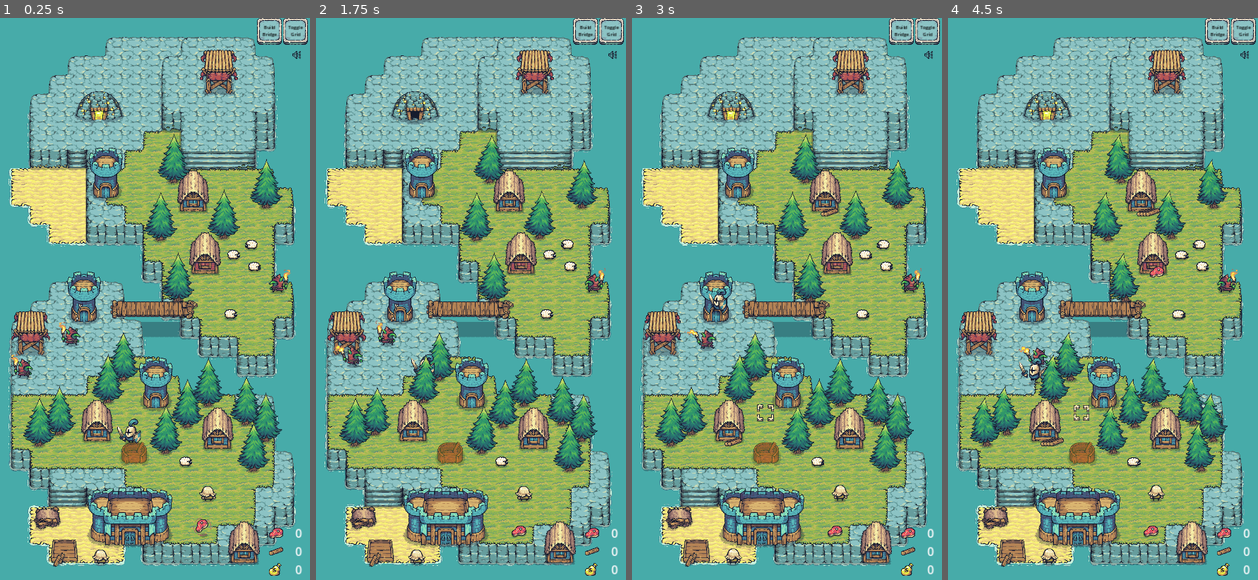
Above: before the commit, frames 1-4 (left to right).
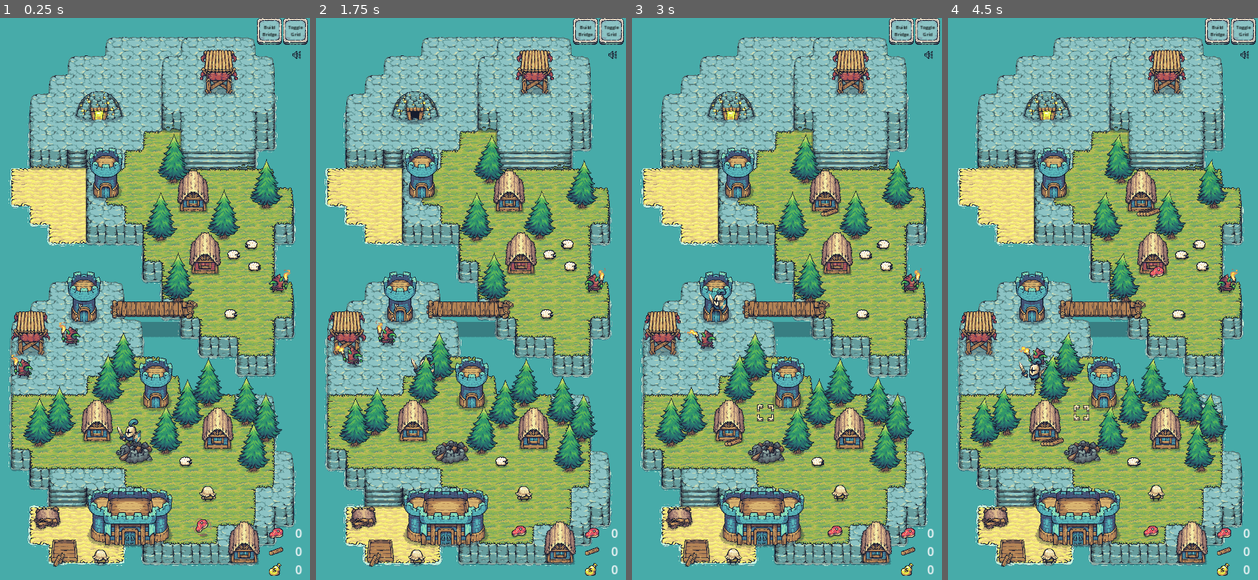
Above: after the commit, the same moments.

Repository: dreml/OneScreenAdventure
Game: Godot game, scene res://scenes/main.tscn
Two runs of this game, one before a commit and one after it. Both use one fixed random seed, a clock stepped at 60 frames per second and the inputs below. Sound files missing from this copy of the repository are replaced by a short silence.
Inputs (mouse positions are in pixels of both pictures, inside the frame that each line leads up to):
- Up to frame 1 (0.25 s): no input
- Up to frame 2 (1.75 s): move the mouse to (536, 270) at 0.52 s; press the mouse at (536, 270) at 0.53 s; move the mouse to (402, 327) at 1.27 s; release the mouse at (402, 327) at 1.28 s; hold A from 1.28 s (still down); tap G (test) at 1.35 s
- Up to frame 3 (3 s): move the mouse to (814, 175) at 2.02 s; release A at 2.03 s; hold T 2.03-2.78 s; move the mouse to (768, 411) at 2.77 s; tap B at 2.85 s; click (768, 411) at 2.92 s
- Up to frame 4 (4.5 s): move the mouse to (1192, 383) at 3.52 s; press the mouse at (1192, 383) at 3.53 s; hold A from 3.53 s (still down); move the mouse to (1003, 214) at 4.27 s; release the mouse at (1003, 214) at 4.28 s; tap G (test) at 4.35 s

The runs differ from the first frame. In frame 1, 1.3% of the frame differs, in the area x 2-96%, y 13-98%; in frame 2, 1.3%; in frame 3, 1.3%; in frame 4, 1.4%.

Commit message:
другая анимация фундамента

Diff:
--- a/objects/building.gd
+++ b/objects/building.gd
@@ -3,15 +3,13 @@
 
 signal constructed
 
-enum State { FOUNDATION, CONSTRUCTION, IDLE, DESTROYED }
+enum State { CONSTRUCTION, IDLE, DESTROYED }
 const _ANIMATIONS_BY_STATES = {
-	State.FOUNDATION: "foundation",
 	State.CONSTRUCTION: "construction",
 	State.IDLE: "idle",
 	State.DESTROYED: "destroyed"
 }
 const _resource_spent_template = "-%s"
-const _forbidden_color = Color("#ff6a43")
 
 @export var hp: float
 @export var gold_requires: int
@@ -24,15 +22,11 @@
 @onready var collision_shape: CollisionShape2D = $CollisionShape2D
 @onready var animation_player: AnimationPlayer = $AnimationPlayer
 
-var _state = State.FOUNDATION
-var _default_modulation = self.modulate
-
-func _process(_delta):
-	if !_is_constructed():
-		self.modulate = _forbidden_color if !_is_enough_resources() else _default_modulation
+var _state = State.DESTROYED
 
 func start_building() -> bool:
 	if !_can_be_built():
+		animation_player.play("construction_forbidden")
 		return false
 
 	gold_spent_label.set_text(_resource_spent_template % str(gold_requires))
@@ -77,7 +71,7 @@
 	return !_is_constructed() && _is_enough_resources()
 
 func _is_constructed():
-	return _state != State.FOUNDATION && _state != State.DESTROYED
+	return _state != State.DESTROYED
 
 func _is_enough_resources():
 	var is_enough_wood = GameInstance.wood_amount >= wood_requires
--- a/objects/tower.tscn
+++ b/objects/tower.tscn
@@ -1,8 +1,9 @@
-[gd_scene load_steps=16 format=3 uid="uid://dd8c2ncqldrck"]
+[gd_scene load_steps=17 format=3 uid="uid://dd8c2ncqldrck"]
 
 [ext_resource type="Script" path="res://objects/building.gd" id="1_3t5oj"]
 [ext_resource type="Texture2D" uid="uid://cbsj1kmh6qu4f" path="res://assets/sprites/Tiny Swords/Factions/Knights/Buildings/Tower/Tower_Construction.png" id="1_ncwwv"]
 [ext_resource type="Texture2D" uid="uid://ec7747wh31ts" path="res://assets/sprites/Tiny Swords/Factions/Knights/Buildings/Tower/Tower_Blue.png" id="3_utllb"]
+[ext_resource type="Texture2D" uid="uid://bm2h7vwd8uxra" path="res://assets/sprites/Tiny Swords/Factions/Knights/Buildings/Tower/Tower_Destroyed.png" id="4_7dl4w"]
 [ext_resource type="PackedScene" uid="uid://djknjr0mpajet" path="res://ui/resource.tscn" id="4_wyep4"]
 [ext_resource type="Texture2D" uid="uid://51dxy87hapxj" path="res://ui/gold_texture_cropped.tres" id="5_di564"]
 [ext_resource type="Texture2D" uid="uid://ccayd7nfsqu3a" path="res://ui/wood_texture_cropped.tres" id="6_kx4p3"]
@@ -226,60 +227,6 @@
 "values": [Color(1, 1, 1, 0), Color(1, 1, 1, 1)]
 }
 
-[sub_resource type="Animation" id="Animation_o23yu"]
-resource_name = "Destroyed"
-
-[sub_resource type="Animation" id="Animation_yw2ij"]
-resource_name = "foundation"
-tracks/0/type = "value"
-tracks/0/imported = false
-tracks/0/enabled = true
-tracks/0/path = NodePath("Sprite2D:texture")
-tracks/0/interp = 1
-tracks/0/loop_wrap = true
-tracks/0/keys = {
-"times": PackedFloat32Array(0),
-"transitions": PackedFloat32Array(1),
-"update": 1,
-"values": [ExtResource("1_ncwwv")]
-}
-tracks/1/type = "value"
-tracks/1/imported = false
-tracks/1/enabled = true
-tracks/1/path = NodePath("Sprite2D:modulate")
-tracks/1/interp = 1
-tracks/1/loop_wrap = true
-tracks/1/keys = {
-"times": PackedFloat32Array(0),
-"transitions": PackedFloat32Array(1),
-"update": 0,
-"values": [Color(1, 1, 1, 0.588235)]
-}
-tracks/2/type = "value"
-tracks/2/imported = false
-tracks/2/enabled = true
-tracks/2/path = NodePath("GoldSpent:visible")
-tracks/2/interp = 1
-tracks/2/loop_wrap = true
-tracks/2/keys = {
-"times": PackedFloat32Array(0),
-"transitions": PackedFloat32Array(1),
-"update": 1,
-"values": [false]
-}
-tracks/3/type = "value"
-tracks/3/imported = false
-tracks/3/enabled = true
-tracks/3/path = NodePath("WoodSpent:visible")
-tracks/3/interp = 1
-tracks/3/loop_wrap = true
-tracks/3/keys = {
-"times": PackedFloat32Array(0),
-"transitions": PackedFloat32Array(1),
-"update": 1,
-"values": [false]
-}
-
 [sub_resource type="Animation" id="Animation_pj8ky"]
 resource_name = "idle"
 tracks/0/type = "value"
@@ -331,12 +278,105 @@
 "values": [false]
 }
 
+[sub_resource type="Animation" id="Animation_yw2ij"]
+resource_name = "destroyed"
+tracks/0/type = "value"
+tracks/0/imported = false
+tracks/0/enabled = true
+tracks/0/path = NodePath("Sprite2D:texture")
+tracks/0/interp = 1
+tracks/0/loop_wrap = true
+tracks/0/keys = {
+"times": PackedFloat32Array(0),
+"transitions": PackedFloat32Array(1),
+"update": 1,
+"values": [ExtResource("4_7dl4w")]
+}
+tracks/1/type = "value"
+tracks/1/imported = false
+tracks/1/enabled = false
+tracks/1/path = NodePath("Sprite2D:modulate")
+tracks/1/interp = 1
+tracks/1/loop_wrap = true
+tracks/1/keys = {
+"times": PackedFloat32Array(0),
+"transitions": PackedFloat32Array(1),
+"update": 0,
+"values": [Color(1, 1, 1, 0.588235)]
+}
+tracks/2/type = "value"
+tracks/2/imported = false
+tracks/2/enabled = true
+tracks/2/path = NodePath("GoldSpent:visible")
+tracks/2/interp = 1
+tracks/2/loop_wrap = true
+tracks/2/keys = {
+"times": PackedFloat32Array(0),
+"transitions": PackedFloat32Array(1),
+"update": 1,
+"values": [false]
+}
+tracks/3/type = "value"
+tracks/3/imported = false
+tracks/3/enabled = true
+tracks/3/path = NodePath("WoodSpent:visible")
+tracks/3/interp = 1
+tracks/3/loop_wrap = true
+tracks/3/keys = {
+"times": PackedFloat32Array(0),
+"transitions": PackedFloat32Array(1),
+"update": 1,
+"values": [false]
+}
+
+[sub_resource type="Animation" id="Animation_xmhgh"]
+resource_name = "construction_forbidden"
+step = 0.25
+tracks/0/type = "value"
+tracks/0/imported = false
+tracks/0/enabled = true
+tracks/0/path = NodePath("Sprite2D:texture")
+tracks/0/interp = 1
+tracks/0/loop_wrap = true
+tracks/0/keys = {
+"times": PackedFloat32Array(0),
+"transitions": PackedFloat32Array(1),
+"update": 1,
+"values": [ExtResource("4_7dl4w")]
+}
+tracks/1/type = "value"
+tracks/1/imported = false
+tracks/1/enabled = true
+tracks/1/path = NodePath("Sprite2D:modulate")
+tracks/1/interp = 1
+tracks/1/loop_wrap = true
+tracks/1/keys = {
+"times": PackedFloat32Array(0, 0.25, 0.5, 0.75, 1),
+"transitions": PackedFloat32Array(0.25, 1, 0.25, 1, 0.25),
+"update": 0,
+"values": [Color(1, 1, 1, 1), Color(1, 0.501961, 0.509804, 1), Color(1, 1, 1, 1), Color(1, 0.501961, 0.509804, 1), Color(1, 1, 1, 1)]
+}
+tracks/2/type = "method"
+tracks/2/imported = false
+tracks/2/enabled = true
+tracks/2/path = NodePath("AnimationPlayer")
+tracks/2/interp = 1
+tracks/2/loop_wrap = true
+tracks/2/keys = {
+"times": PackedFloat32Array(1),
+"transitions": PackedFloat32Array(1),
+"values": [{
+"args": ["destroyed", -1, 1.0, false],
+"method": &"play"
+}]
+}
+
 [sub_resource type="AnimationLibrary" id="AnimationLibrary_bhpfk"]
 _data = {
 "RESET": SubResource("Animation_takw2"),
 "construction": SubResource("Animation_yvqxx"),
-"destroyed": SubResource("Animation_o23yu"),
-"foundation": SubResource("Animation_yw2ij"),
+"construction_forbidden": SubResource("Animation_xmhgh"),
+"destroyed": SubResource("Animation_yw2ij"),
 "idle": SubResource("Animation_pj8ky")
 }
 
@@ -362,7 +402,7 @@
 libraries = {
 "": SubResource("AnimationLibrary_bhpfk")
 }
-autoplay = "foundation"
+autoplay = "destroyed"
 
 [node name="GoldSpent" parent="." instance=ExtResource("4_wyep4")]
 modulate = Color(1, 1, 1, 0)
Not shown: 1 places in objects/gold_mine.tscn that only renumber resources
Not shown: 1 places in scenes/main.tscn that only renumber resources
